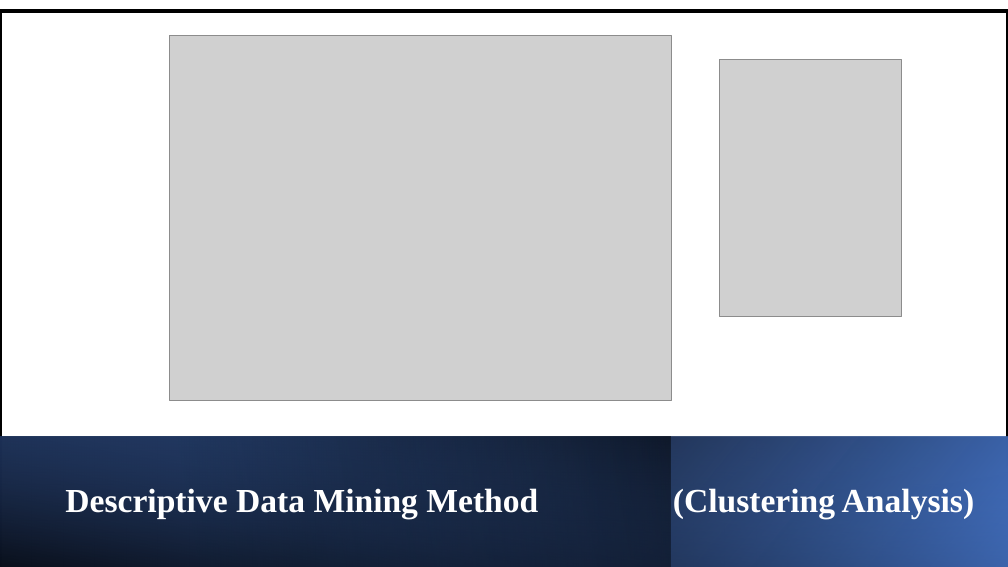
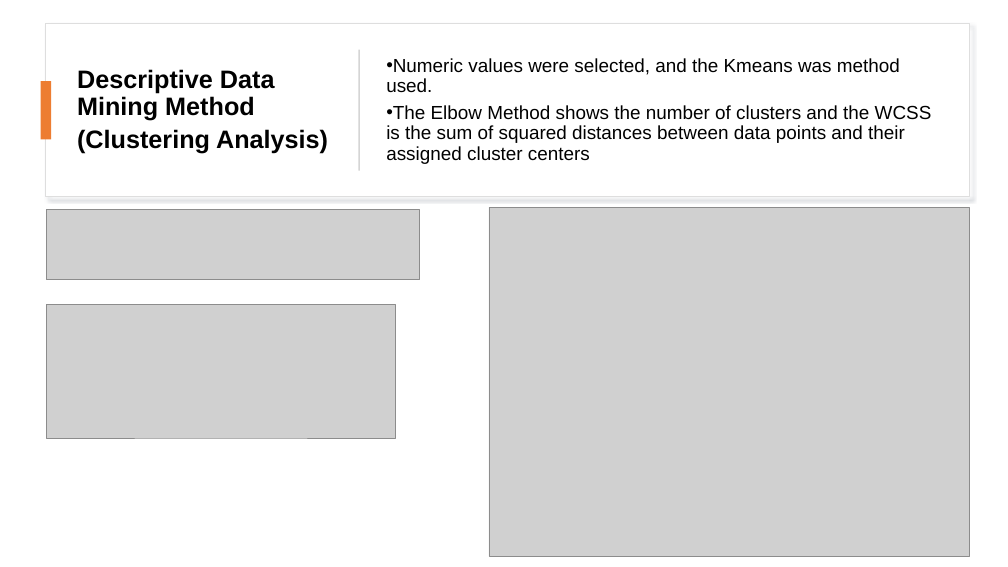
Before and after one commit to toyosi11/0.ProjectDataMiningFall2023, a slide deck: slide 8 of 10.05.2023.Data_Descriptive_Presentation.pptx. Drawn at 1008x567 pixels with LibreOffice and Linux fonts; fonts in the diff are those of the drawing; grey boxes stand for pictures. Boxes give left, top, right and bottom in pixels: in the first picture for what was removed or moved away, otherwise in the second. Text is boxed around its words. In the diff, an @@ line names an element or a change of style, - is before the commit and + after.

```diff
--- a/10.05.2023.Data_Descriptive_Presentation.pptx
+++ b/10.05.2023.Data_Descriptive_Presentation.pptx
@@ rectangle removed at (0, 11, 1008, 567) @@
@@ rectangle added at (46, 24, 969, 197), fill #FFFFFF, outline #DEDEDE 1 pt @@
@@ rectangle added at (358, 50, 360, 171), fill #D5D5D5 @@
@@ text added at (386, 58, 932, 164), 18 pt, text #000000 @@
+• Numeric values were selected, and the Kmeans was method used.
+• The Elbow Method shows the number of clusters and the WCSS is the sum of squared distances between data points and their assigned cluster centers
@@ rectangle added at (41, 81, 51, 139), fill #ED7D31 @@
@@ text at (77, 69, 328, 154): text changed; size 32 to 24 pt; font Times New Roman to Arial; text colour #FFFFFF to #000000 @@
-Descriptive Data Mining Method (Clustering Analysis)
+Descriptive Data Mining Method
+(Clustering Analysis)
@@ picture removed at (720, 60, 902, 317) @@
@@ picture: place and size @@
-picture at (169, 36, 671, 400)
+picture at (489, 207, 969, 557)
@@ picture added at (46, 210, 420, 281) @@
@@ picture added at (46, 305, 395, 439) @@
@@ rectangle removed at (0, 437, 1008, 567) @@
@@ rectangle removed at (0, 437, 671, 567) @@
@@ rectangle removed at (0, 437, 1008, 567) @@
```
Also in this commit, not shown: 11 other slides changed, 2 other files.
